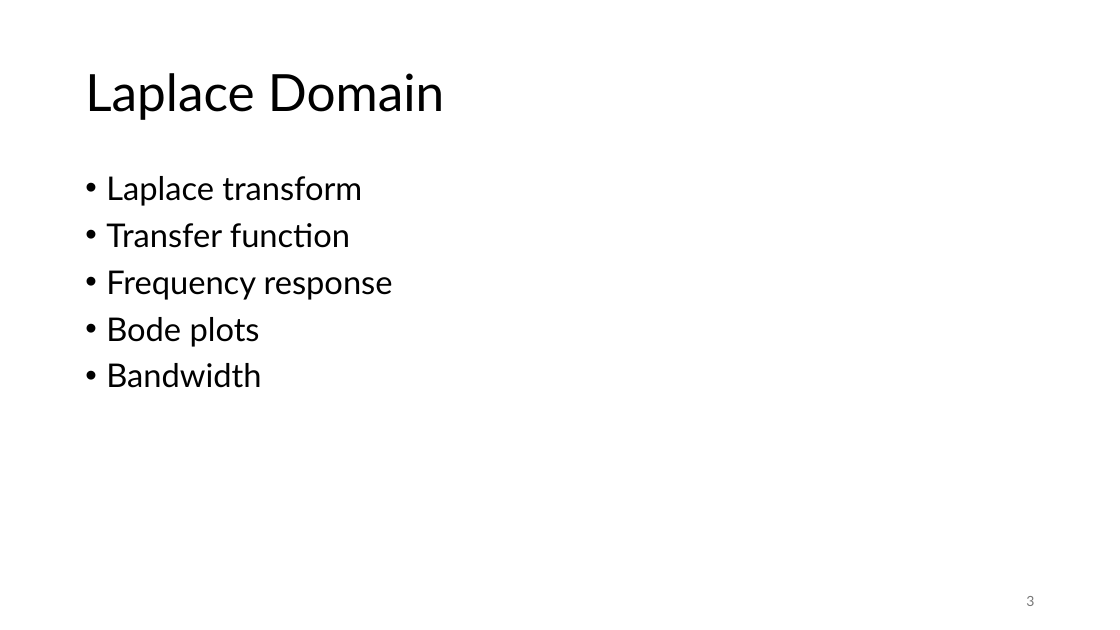
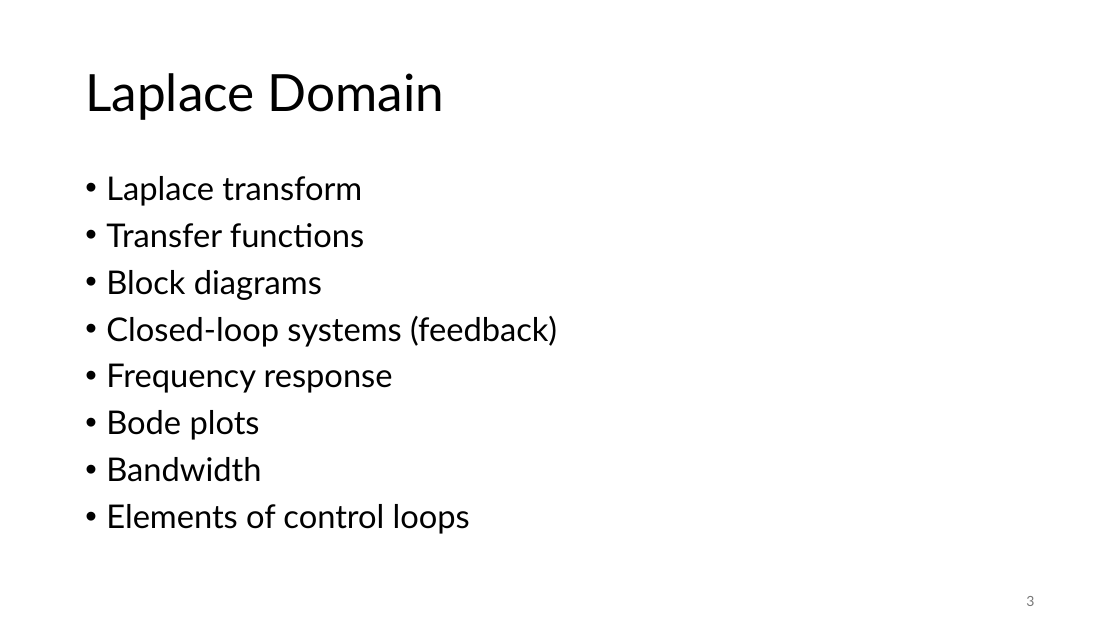
Before and after one commit to FelixWick/control_engineering, a slide deck: slide 3 of slides/3_Laplace.pptx. Drawn at 1120x630 pixels with LibreOffice and Linux fonts; fonts in the diff are those of the drawing. Boxes give left, top, right and bottom in pixels: in the first picture for what was removed or moved away, otherwise in the second. Text is boxed around its words. In the diff, an @@ line names an element or a change of style, - is before the commit and + after.

Commit message:
Laplace domain exercises

```diff
--- a/slides/3_Laplace.pptx
+++ b/slides/3_Laplace.pptx
@@ text at [106, 223, 557, 347]: text changed @@
-• Transfer function
+• Transfer functions
+• Block diagrams
+• Closed-loop systems (feedback)
@@ text at [106, 504, 470, 534]: paragraph added @@
+• Elements of control loops
```
Also in this commit, not shown: 11 slides added, 3 other files.
